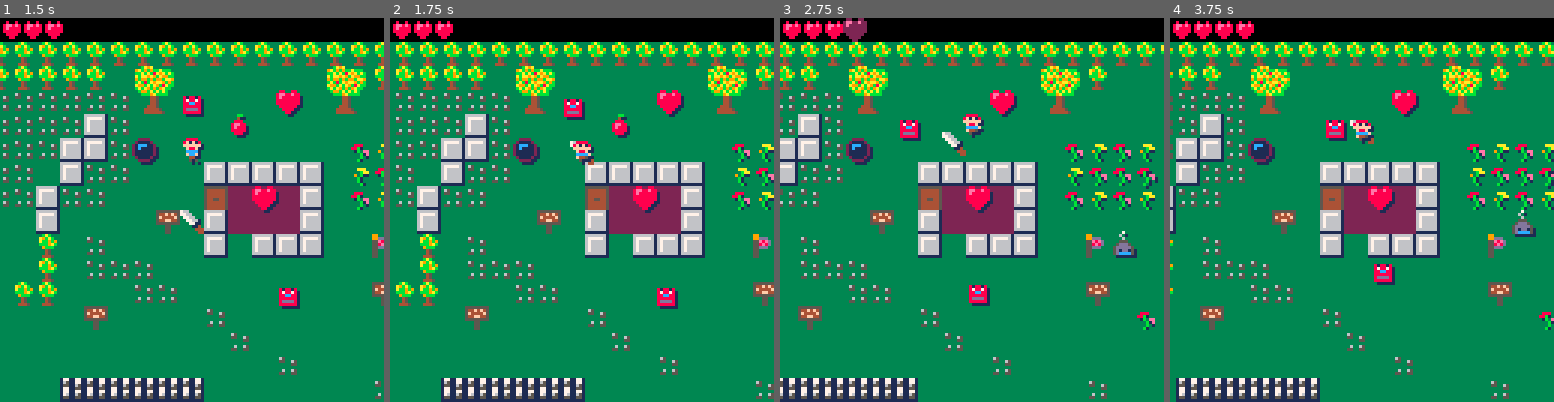
Above: before the commit, frames 1-4 (left to right).
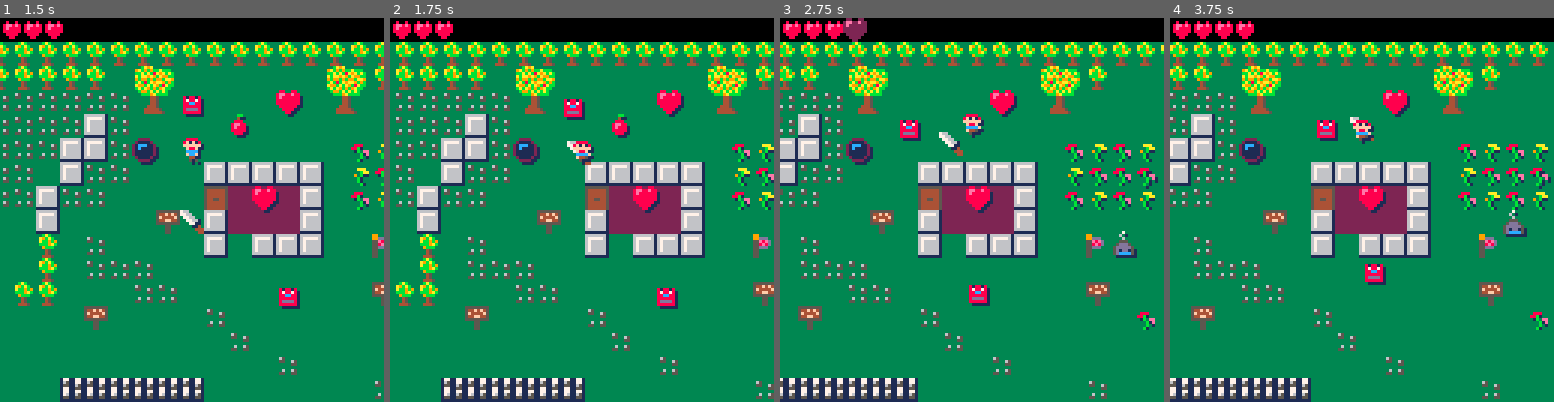
Above: after the commit, the same moments.

Repository: sdegutis/shepherdgame.com
Game: PICO-8 cartridge harbinger.p8
Same seed, same stepped clock (60 frames per second), same inputs: the game is played once before the commit and once after it.
Inputs:
- Up to frame 1 (1.5 s): tap X (X key) at 0.33, 1.07 s; tap O (Z key) at 0.7 s
- Up to frame 2 (1.75 s): hold Right from 1.6 s (still down); tap O (Z key) at 1.7 s
- Up to frame 3 (2.75 s): tap X (X key) at 1.85 s; release Right at 2.1 s; tap O (Z key) at 2.1, 2.5 s; hold Up 2.15-2.42 s; hold Right from 2.47 s (still down)
- Up to frame 4 (3.75 s): tap O (Z key) at 2.9, 3.3, 3.7 s; tap X (X key) at 2.97 s; release Right at 3.03 s; hold Left 3.08-3.58 s; hold Down from 3.63 s (still down)

Frame 1 is identical in both runs. In frame 2, less than 0.1% of the frame differs, in the area x 46-54%, y 32-39%; in frame 3, 0.1%; in frame 4, 22%, in the area x 0-100%, y 6-100%.

Commit message:
Moving code into proper functions

Diff:
--- a/harbinger.p8
+++ b/harbinger.p8
@@ -318,23 +318,9 @@
 	if t == 30 then t = 0 end
 
 	handlecontrols()
+ handlemoving(hero)
  moveenemies()
  docollide()
-
- hero.maxv=hero.maxv1
- if btn(❎) then
-  hero.maxv=hero.maxv2
- end
-
- if btnp(🅾️) then
- 	shot = {
- 	 x=hero.x,
- 	 y=hero.y,
- 	 dx=hero.dx,
- 	 dy=hero.dy,
- 	 t=30,
- 	}
- end
 
  if shot then
   shot.x += shot.dx
@@ -400,14 +386,27 @@
 end
 
 function handlecontrols()
-	if     btn(⬅️) then	hero.mx=-1
+ hero.maxv=hero.maxv1
+ if btn(❎) then
+  hero.maxv=hero.maxv2
+ end
+
+ if btnp(🅾️) then
+ 	shot = {
+ 	 x=hero.x,
+ 	 y=hero.y,
+ 	 dx=hero.dx,
+ 	 dy=hero.dy,
+ 	 t=30,
+ 	}
+ end
+
+ if     btn(⬅️) then	hero.mx=-1
 	elseif btn(➡️) then	hero.mx=1
 	else                hero.mx=0	end
 	if     btn(⬆️) then	hero.my=-1
 	elseif btn(⬇️) then	hero.my=1
 	else                hero.my=0	end
-
- handlemoving(hero)
 end
 
 function handlemoving(e)
